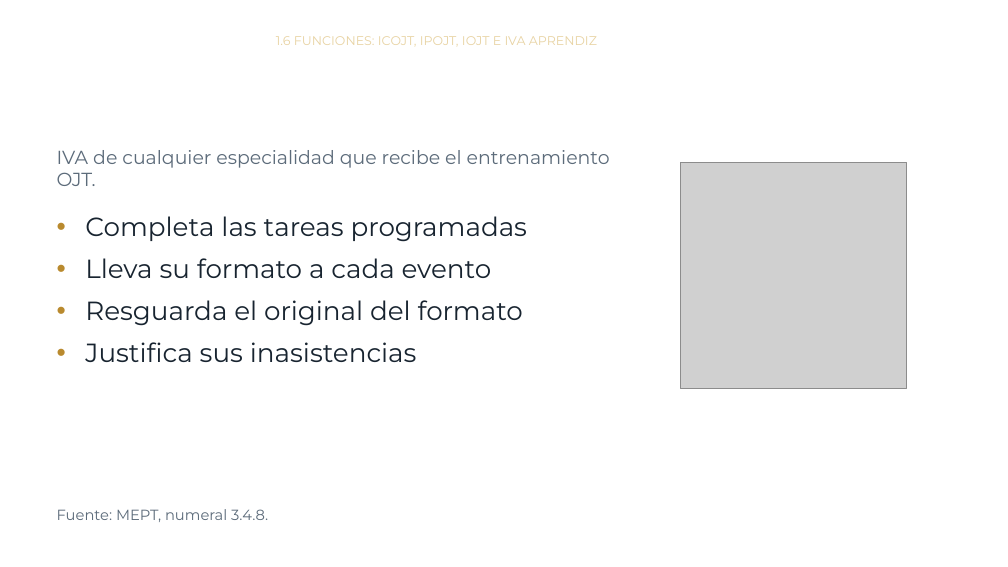
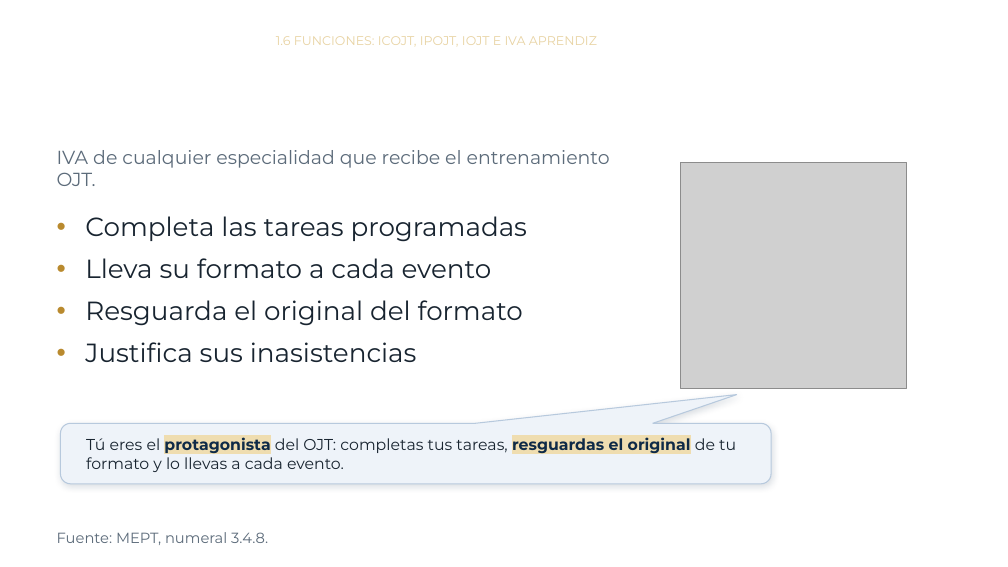
Before and after one commit to jmfigueroah01-creator/Curso-MEPT-OJT, a slide deck: slide 29 of modulo1.pptx. Drawn at 1008x567 pixels with LibreOffice and Linux fonts; fonts in the diff are those of the drawing; grey boxes stand for pictures; background and template pictures are left out. Boxes give left, top, right and bottom in pixels: in the first picture for what was removed or moved away, otherwise in the second. Text is boxed around its words. In the diff, an @@ line names an element or a change of style, - is before the commit and + after.

```diff
--- a/modulo1.pptx
+++ b/modulo1.pptx
@@ rounded speech box added at bbox=[60, 423, 771, 484], fill #EEF3F9, outline #B7C9DD 1 pt, 15 pt, text #182430 @@
+Tú eres el protagonista del OJT: completas tus tareas, resguardas el original de tu formato y lo llevas a cada evento.
@@ text "Fuente: MEPT, numeral 3.4.8.": place and size @@
-text "Fuente: MEPT, numeral 3.4.8." at bbox=[57, 509, 268, 522]
+text "Fuente: MEPT, numeral 3.4.8." at bbox=[57, 532, 268, 545]
```
Also in this commit, not shown: 13 other slides changed, 1 other file.
